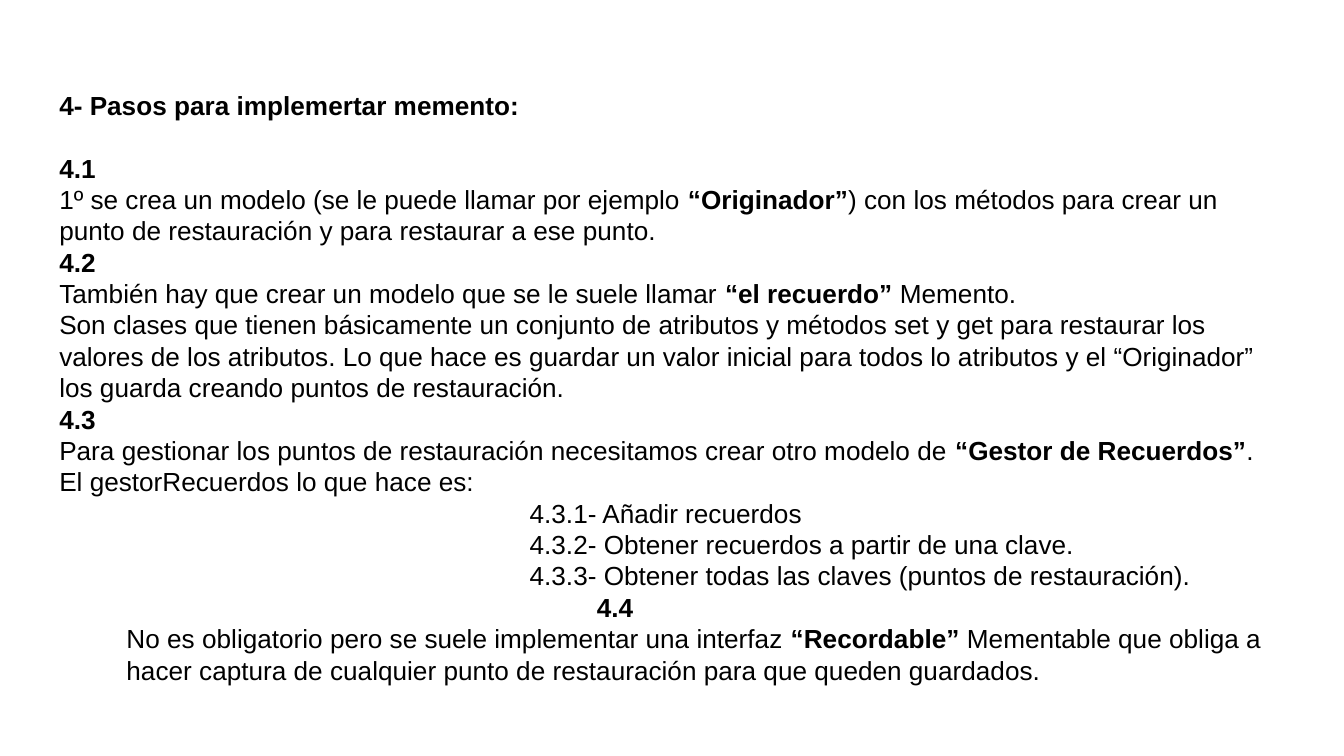
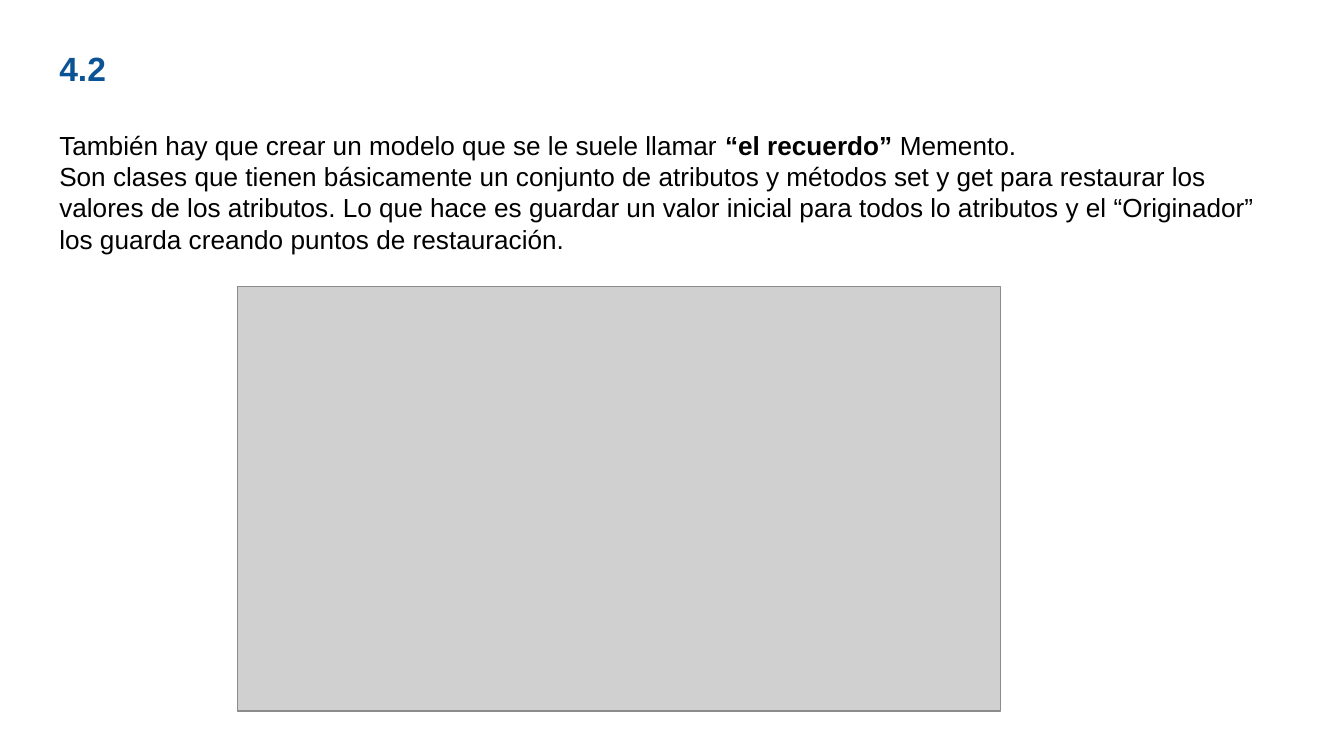
Before and after one commit to nachogarciaprieto/Memento, a slide deck: slide 5 of mementoPresentacionEntornosDesarrolloDAW2019.odp (slide 2 before the commit). Drawn at 1344x756 pixels with LibreOffice and Linux fonts; fonts in the diff are those of the drawing; grey boxes stand for pictures. Boxes give left, top, right and bottom in pixels: in the first picture for what was removed or moved away, otherwise in the second. Text is boxed around its words. In the diff, an @@ line names an element or a change of style, - is before the commit and + after.

Commit message:
Finalizada Presentación Memento
Terminada la presentación de Memento.

9 diapositivas con imágenes y animaciones.

```diff
--- a/mementoPresentacionEntornosDesarrolloDAW2019.odp
+++ b/mementoPresentacionEntornosDesarrolloDAW2019.odp
@@ text "4.2" moved from (x1=59, y1=96, x2=1261, y2=685) to (x1=59, y1=57, x2=1254, y2=255) @@
@@ text at (x1=59, y1=57, x2=106, y2=81): size 14 to 18 pt, text colour #000000 to #0B5394 in "4.2" @@
@@ text at (x1=59, y1=96, x2=1217, y2=246): paragraphs removed @@
-4- Pasos para implemertar memento:
-4.1
-1º se crea un modelo (se le puede llamar por ejemplo “Originador”) con los métodos para crear un punto de restauración y para restaurar a ese punto.
@@ picture added at (x1=238, y1=286, x2=1001, y2=711) @@
@@ text at (x1=59, y1=410, x2=1261, y2=685): paragraphs removed @@
-4.3
-Para gestionar los puntos de restauración necesitamos crear otro modelo de “Gestor de Recuerdos”.
-El gestorRecuerdos lo que hace es:
-4.3.1- Añadir recuerdos
-4.3.2- Obtener recuerdos a partir de una clave.
-4.3.3- Obtener todas las claves (puntos de restauración).
-4.4
-No es obligatorio pero se suele implementar una interfaz “Recordable” Mementable que obliga a hacer captura de cualquier punto de restauración para que queden guardados.
```
Also in this commit, not shown: 2 other slides changed, 6 slides added, 1 other file.
